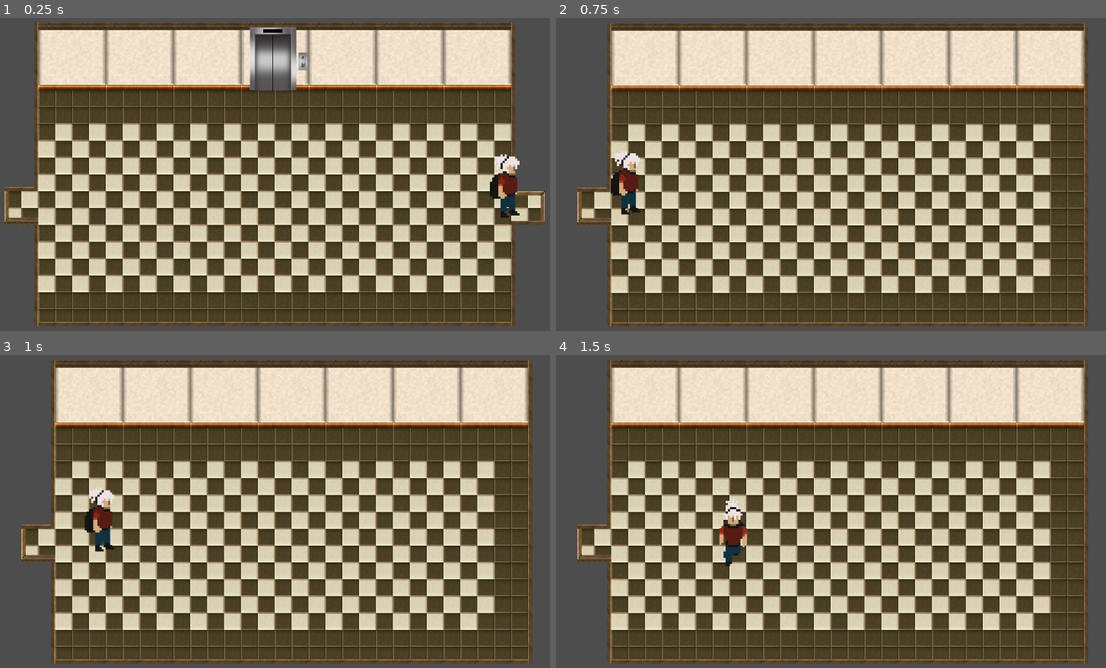
Above: before the commit, frames 1-4 (two rows, left to right).
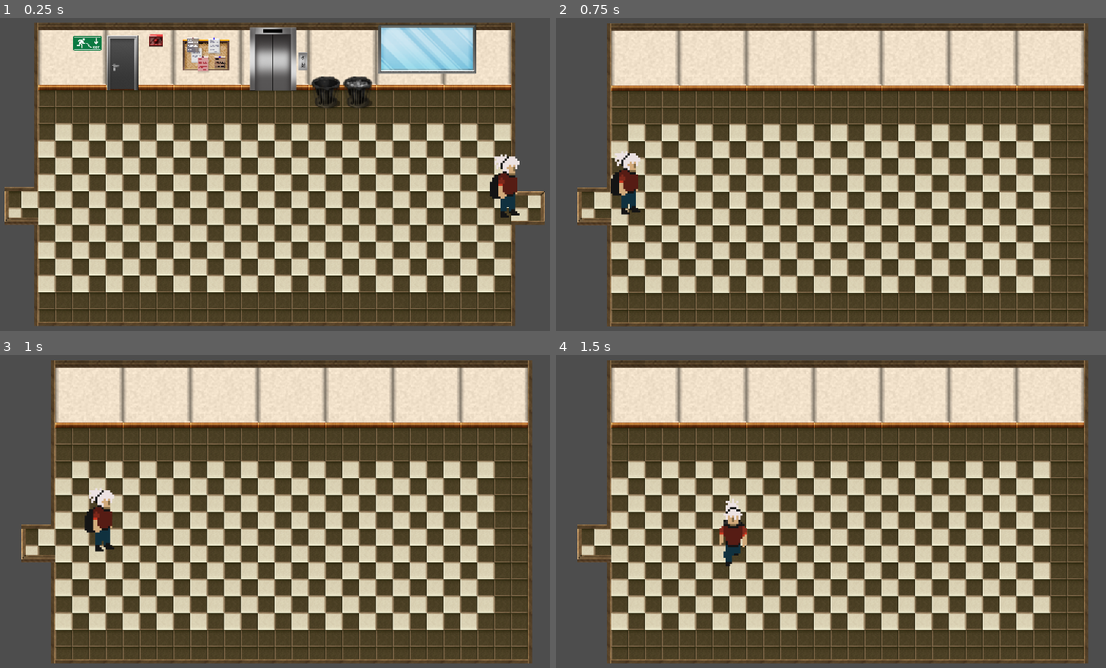
Above: after the commit, the same moments.

Repository: TOUQUI/Court-de-projet
Game: Godot game, scene res://Scene/SceneCorridorM.tscn
Same seed, same stepped clock (60 frames per second), same inputs: the game is played once before the commit and once after it.
Inputs:
- Up to frame 1 (0.25 s): no input
- Up to frame 2 (0.75 s): tap Enter at 0.5 s; hold D (droite) from 0.53 s (still down); hold F (interaction) from 0.53 s (still down)
- Up to frame 3 (1 s): keep holding D (droite); keep holding F (interaction)
- Up to frame 4 (1.5 s): release D (droite) at 1.28 s; release F (interaction) at 1.28 s; hold S (bas) from 1.28 s (still down); tap F (interaction) at 1.35 s

The runs differ from the first frame. In frame 1, 5.7% of the frame differs, in the area x 13-87%, y 2-29%; in frame 2, nothing differs; in frame 3, nothing differs; in frame 4, nothing differs.

Commit message:
corridor du millieu

Diff:
--- a/LeJeu/Carte/CarteScene/MapCorridorMillieu.tscn
+++ b/LeJeu/Carte/CarteScene/MapCorridorMillieu.tscn
@@ -1,7 +1,8 @@
-[gd_scene load_steps=7 format=3 uid="uid://c41qifx44ab2g"]
+[gd_scene load_steps=8 format=3 uid="uid://c41qifx44ab2g"]
 
 [ext_resource type="PackedScene" uid="uid://bsltifq07i8ur" path="res://Carte/CarteScene/tuile_ecole.tscn" id="1_ur4qt"]
 [ext_resource type="Texture2D" uid="uid://dvo2wfkmt7sex" path="res://image/ascenseur.png" id="2_u15vk"]
+[ext_resource type="Texture2D" uid="uid://bi1c0r1fr0uu" path="res://image/sortiePanneau.png" id="3_oubyd"]
 
 [sub_resource type="RectangleShape2D" id="RectangleShape2D_lk5kr"]
 size = Vector2(8.5, 90)
@@ -25,7 +26,10 @@
 layer_0/tile_data = PackedInt32Array(-327687, 131079, 0, -262151, 7, 4, -327686, 131079, 0, -262150, 65543, 4, -327685, …(2594 unchanged characters)…
 
 [node name="tuileEcole3" parent="." instance=ExtResource("1_ur4qt")]
-layer_0/tile_data = PackedInt32Array(-8, 7, 2, -65529, 131079, 1)
+layer_0/tile_data = PackedInt32Array(-8, 7, 2, -65529, 131079, 1, -327683, 917505, 10, -262147, 917505, 11, -327682, 983041, 10, -262146, 983041, 11, -327685, 589829, 0, -262149, 589829, 1, -393213, 1, 10, -327677, 1, 11, -393212, 65537, 10, -327676, 65537, 11, -393211, 131073, 10, -327675, 131073, 11, -327684, 1, 3, -327678, 524288, 12, -262142, 524288, 13, -327679, 589824, 12, -262143, 589824, 13)
+
+[node name="tuileEcole4" parent="." instance=ExtResource("1_ur4qt")]
+layer_0/tile_data = PackedInt32Array(-327683, 655361, 14, -262147, 655361, 15, -327682, 720897, 14, -262146, 720897, 15)
 
 [node name="CollisionShape2D3" type="CollisionShape2D" parent="."]
 position = Vector2(-229.25, 45.5)
@@ -55,3 +59,8 @@
 position = Vector2(1, -156.5)
 scale = Vector2(0.0355, 0.04)
 texture = ExtResource("2_u15vk")
+
+[node name="SortiePanneau" type="Sprite2D" parent="."]
+position = Vector2(-177.5, -172.5)
+scale = Vector2(0.06, 0.06)
+texture = ExtResource("3_oubyd")
Binary file added: LeJeu/image/sortiePanneau.png
Not shown, added: LeJeu/image/sortiePanneau.png.import
